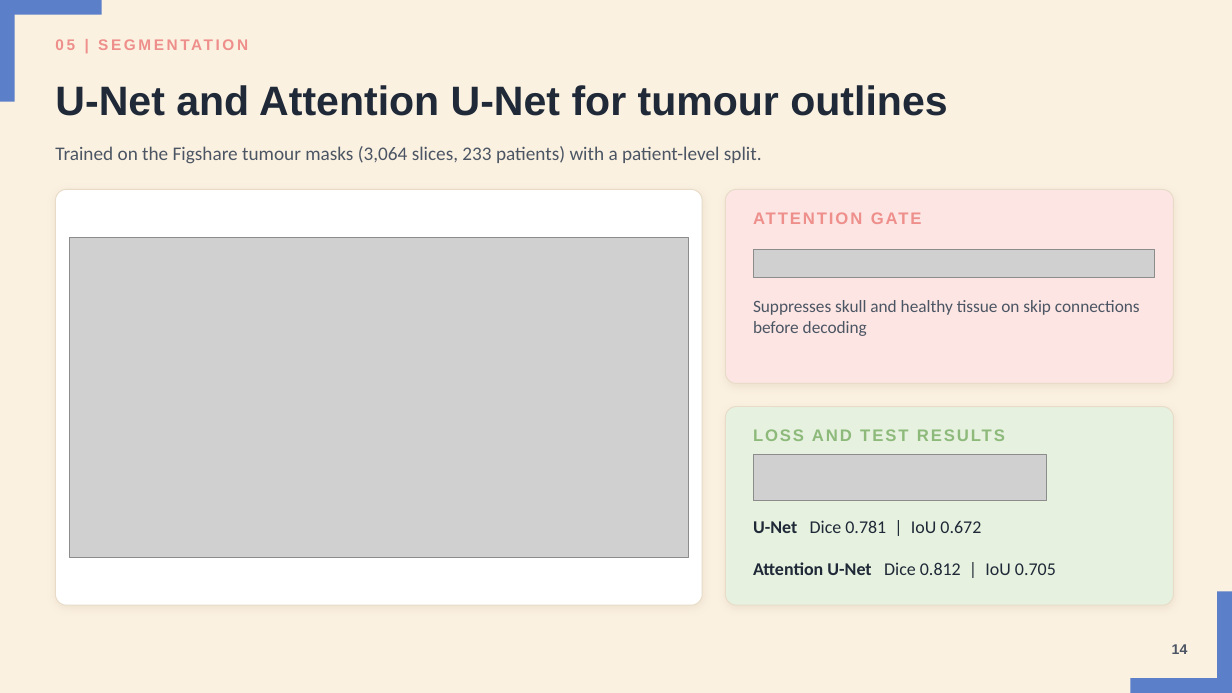
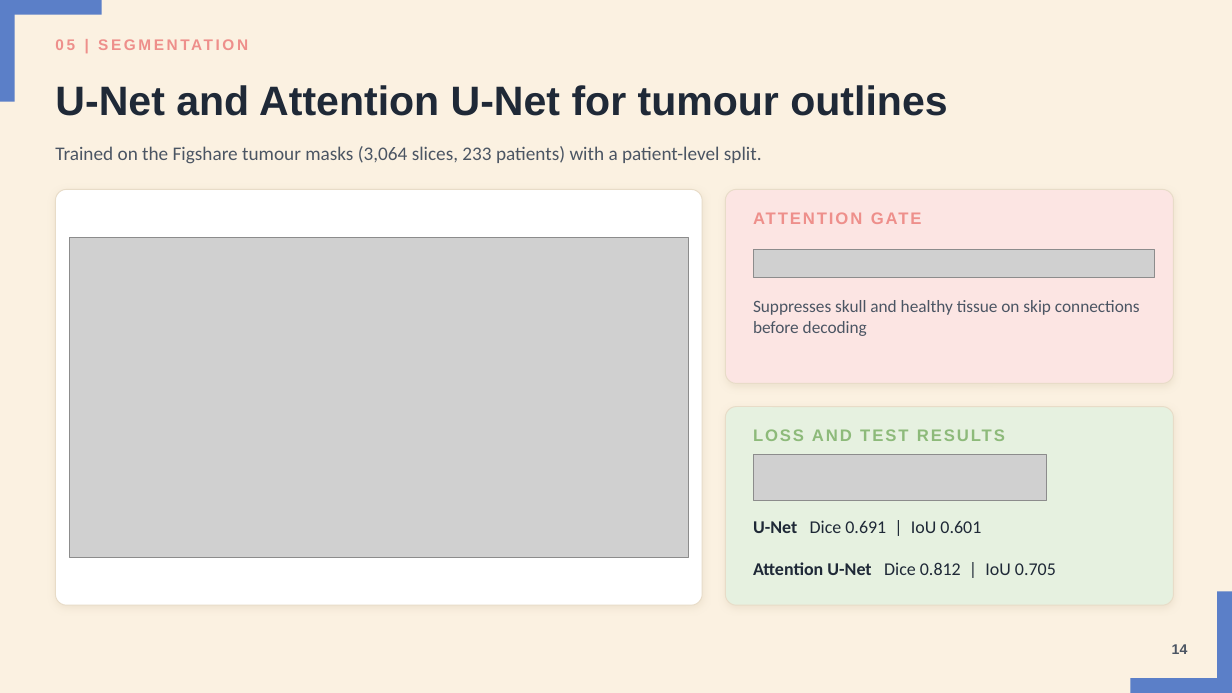
Before and after one commit to venus-xc/brain-tumor-model, a slide deck: slide 14 of paper/Brain_Tumor_Detection_Presentation.pptx. Drawn at 1232x693 pixels with LibreOffice and Linux fonts; fonts in the diff are those of the drawing; grey boxes stand for pictures. Boxes give left, top, right and bottom in pixels: in the first picture for what was removed or moved away, otherwise in the second. Text is boxed around its words. In the diff, an @@ line names an element or a change of style, - is before the commit and + after.

Commit message:
Task 3 & 9: Update U-Net trained weights (0.691 DSC), segmentation figure, thesis docx/pdf, and presentation

```diff
--- a/paper/Brain_Tumor_Detection_Presentation.pptx
+++ b/paper/Brain_Tumor_Detection_Presentation.pptx
@@ text at box(753, 520, 981, 533): text changed @@
-U-Net Dice 0.781 | IoU 0.672
+U-Net Dice 0.691 | IoU 0.601
```
Also in this commit, not shown: 8 other files.
